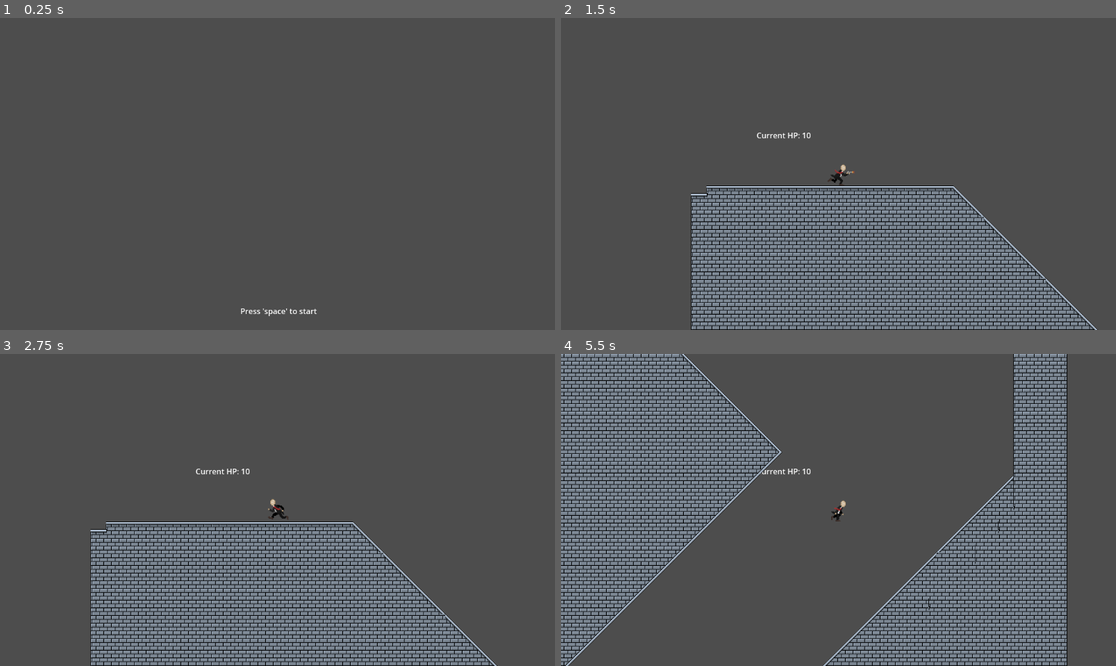
Above: before the commit, frames 1-4 (two rows, left to right).
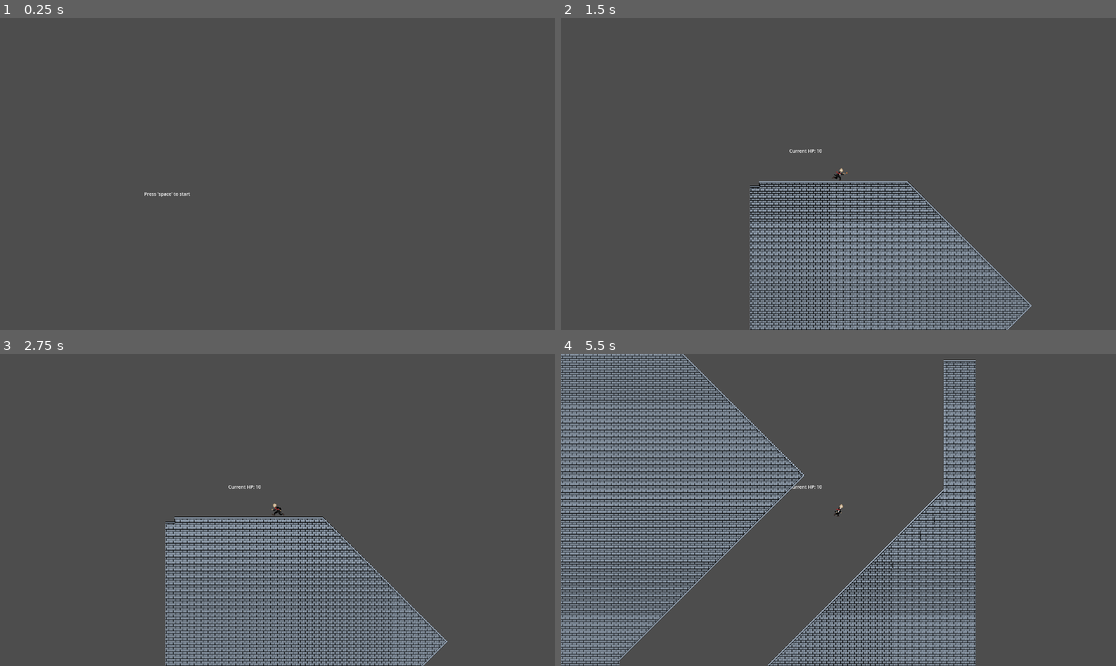
Above: after the commit, the same moments.

Repository: LiamQuinlan-Carleton/COMP1501FINAL
Game: Godot game, scene res://start_screen.tscn
The game is run twice, just before and just after one commit, with the same random seed, the same clock (stepped at 60 frames per second) and the same inputs. The engine's default icon, where the game draws it, is replaced by a stand-in: a white triangle on a blue panel in a dark square.
Inputs (mouse positions are in pixels of both pictures, inside the frame that each line leads up to):
- Up to frame 1 (0.25 s): no input
- Up to frame 2 (1.5 s): tap Space (Jump) at 0.5, 0.77 s; move the mouse to (960, 158) at 0.52 s; hold Right mouse button (Right Click) 0.53-1.28 s; hold D (Right) from 0.53 s (still down); move the mouse to (727, 189) at 1.27 s; click (727, 189) at 1.35 s
- Up to frame 3 (2.75 s): tap Space (Jump) at 1.52 s; right-click (166, 525) at 1.55 s; move the mouse to (333, 441) at 2.02 s; release D (Right) at 2.03 s; hold A (Left) from 2.03 s (still down); hold Right mouse button (Right Click) from 2.03 s (still down)
- Up to frame 4 (5.5 s): move the mouse to (810, 572) at 2.77 s; release A (Left) at 2.78 s; release Right mouse button (Right Click) at 2.78 s; hold D (Right) 2.78-4.28 s; tap Shift (Shift) at 2.85 s; tap Space (Jump) at 3.02, 3.77, 4.52 s; right-click (810, 572) at 3.05 s; move the mouse to (1005, 556) at 3.52 s; hold S (crouch) 3.53-4.28 s; right-click (1005, 556) at 3.8 s; move the mouse to (672, 463) at 4.27 s; hold A (Left) 4.28-5.03 s; right-click (672, 463) at 4.35 s; move the mouse to (866, 510) at 5.02 s; press the mouse at (866, 510) at 5.03 s; hold D (Right) from 5.03 s (still down); right-click (866, 510) at 5.3 s

The runs differ from the first frame. In frame 1, 0.2% of the frame differs, in the area x 26-58%, y 55-96%; in frame 2, 21%; in frame 3, 21%; in frame 4, 44%, in the area x 0-92%, y 0-100%.

Commit message:
Grapple actually works

Diff:
--- a/Player.tscn
+++ b/Player.tscn
@@ -894,6 +894,7 @@
 cyote_time_timer = NodePath("CyoteTime")
 grapple_line = NodePath("Line2D")
 grapple_force = 100.0
+grapple_distance = 1000.0
 metadata/_edit_group_ = true
 
 [node name="CollisionShape2D" type="CollisionShape2D" parent="."]
@@ -940,6 +941,7 @@
 shape = SubResource("RectangleShape2D_fmohp")
 
 [node name="Line2D" type="Line2D" parent="."]
+points = PackedVector2Array(0, 0, 0, 0)
 
 [connection signal="timeout" from="JumpLength" to="." method="_on_jump_length_timeout"]
 [connection signal="timeout" from="JumpBuffer" to="." method="_on_jump_buffer_timeout"]
--- a/player.gd
+++ b/player.gd
@@ -70,6 +70,7 @@
 @export var grapple_line : Line2D
 var grapple_point : Vector2
 @export var grapple_force : float
+@export var grapple_distance : float
 
 #The code bellow is in no way organized or easy to read. I apologize in advance.
 func _physics_process(delta: float) -> void:
@@ -223,7 +224,7 @@
 
 	if Input.is_action_just_pressed("Right Click"):
 		var space_state = get_world_2d().direct_space_state
-		var query = PhysicsRayQueryParameters2D.create(position, get_global_mouse_position())
+		var query = PhysicsRayQueryParameters2D.create(position, position + (get_global_mouse_position() - position).normalized() * grapple_distance)
 		query.collide_with_areas = true
 		query.collide_with_bodies = false
 		query.collision_mask = 2
@@ -236,7 +237,7 @@
 	if Input.is_action_pressed("Right Click") and has_grapple:
 		velocity += grapple_force * Vector2(grapple_point - position).normalized()
 		grapple_line.set_point_position(0, Vector2(0,0))
-		grapple_line.set_point_position(1, position - grapple_point)
+		grapple_line.set_point_position(1, grapple_point - position)
 	if Input.is_action_just_released("Right Click"):
 		has_grapple = false
 		grapple_line.hide()
--- a/project.godot
+++ b/project.godot
@@ -18,6 +18,12 @@
 [autoload]
 
 Global="*res://global.gd"
+
+[display]
+
+window/size/viewport_width=1920
+window/size/viewport_height=1080
+window/size/mode=3
 
 [input]
 
